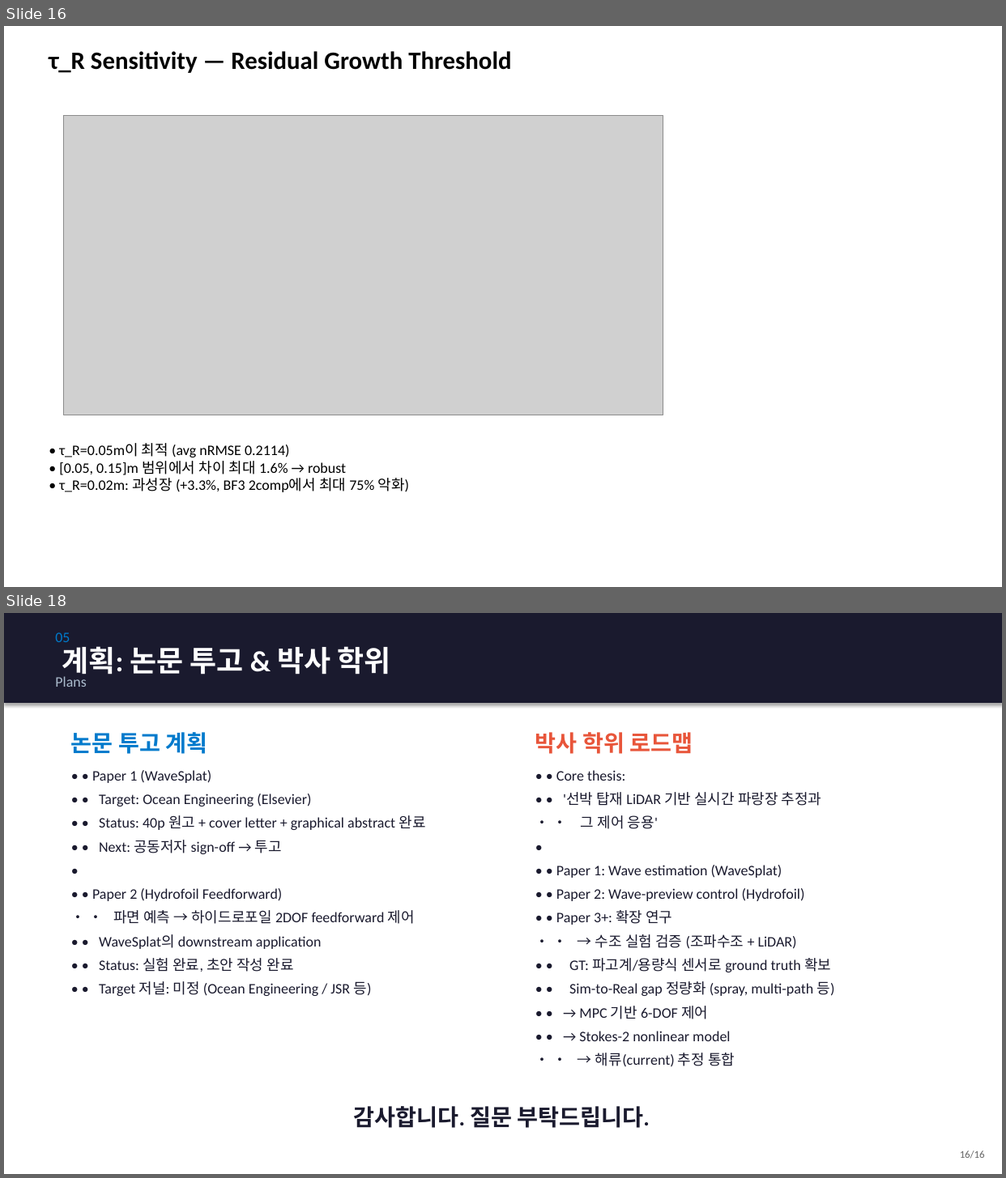
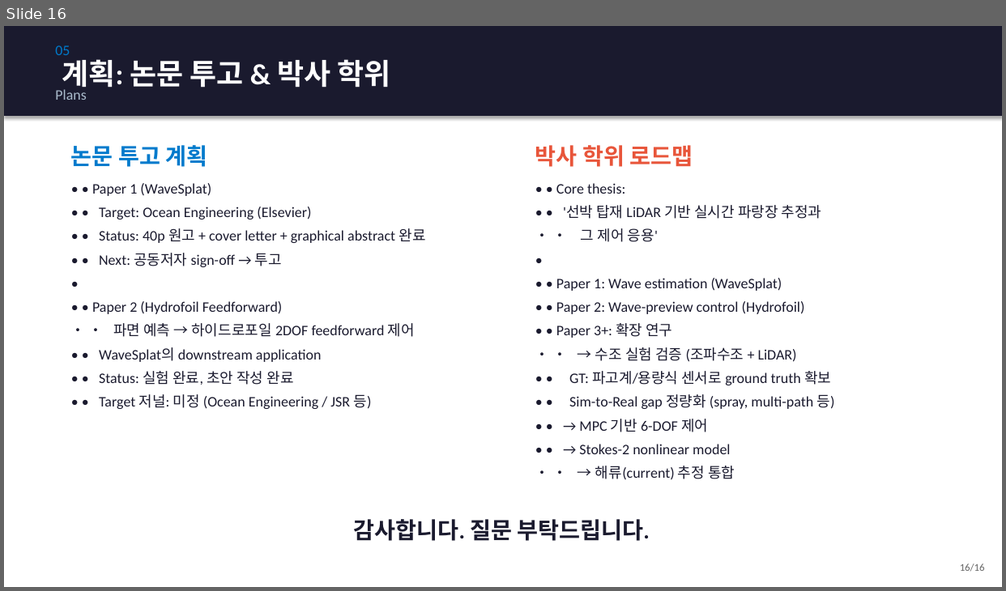
Before and after one commit to SAEYONGPARK94/wavesplat, a slide deck: wavesplat/docs/labmeeting_wavesplat.pptx. Shown one above the other, each under a label of ours: slides 16 and 18 before the commit, slide 16 after it; the slides between them are not shown. The pictures are 1006x1178 and 1006x591 pixels, drawn with LibreOffice and Linux fonts; fonts in the diff are those of the drawing; grey boxes stand for pictures. Boxes give left, top, right and bottom in pixels: in the first picture for what was removed or moved away, otherwise in the second. Text is boxed around its words. In the diff, an @@ line names an element or a change of style, - is before the commit and + after.

```diff
--- a/wavesplat/docs/labmeeting_wavesplat.pptx
+++ b/wavesplat/docs/labmeeting_wavesplat.pptx
@@ slide 16 removed at [4,26,1002,587], background #FFFFFF @@
@@ text removed at [49,51,511,73] @@
-τ_R Sensitivity — Residual Growth Threshold
@@ picture removed at [64,116,663,416] @@
@@ text removed at [59,443,410,493] @@
-• τ_R=0.05m이 최적 (avg nRMSE 0.2114)
-• [0.05, 0.15]m 범위에서 차이 최대 1.6% → robust
-• τ_R=0.02m: 과성장 (+3.3%, BF3 2comp에서 최대 75% 악화)
@@ what was slide 18 is now slide 16 @@
```
Also in this commit, not shown: 5 slides changed, 1 other slide removed, 1 other file.
